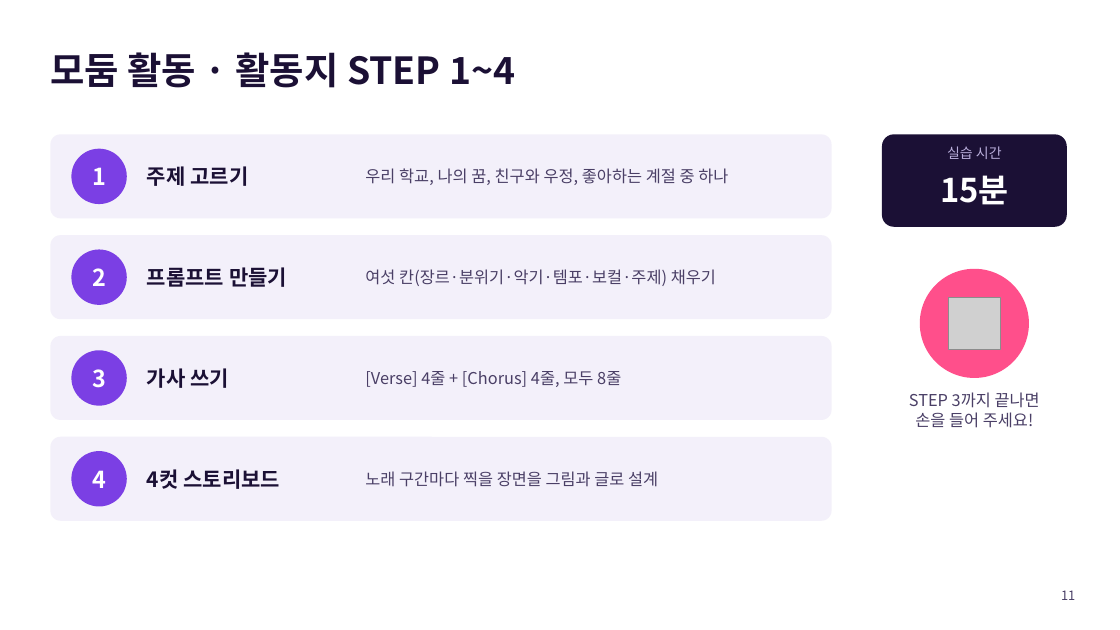
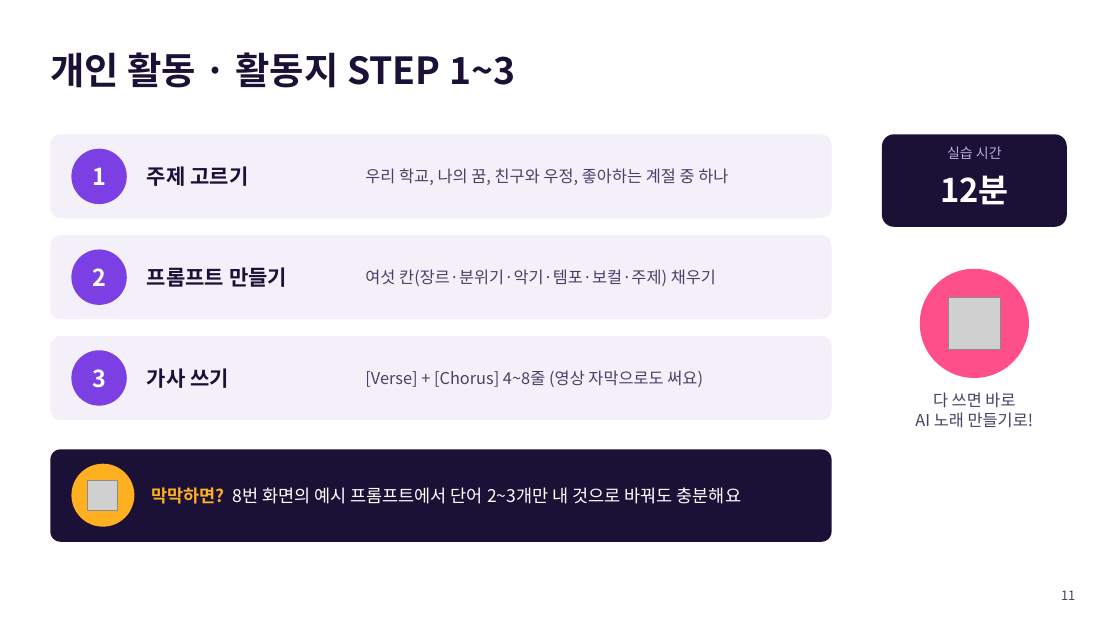
Before and after one commit to jisun294020-ops/school, a slide deck: slide 11 of 평택여고_2026-10-21/PPT_중학생용_휴대폰실습.pptx. Drawn at 1120x630 pixels with LibreOffice and Linux fonts; fonts in the diff are those of the drawing; grey boxes stand for pictures. Boxes give left, top, right and bottom in pixels: in the first picture for what was removed or moved away, otherwise in the second. Text is boxed around its words. In the diff, an @@ line names an element or a change of style, - is before the commit and + after.

```diff
--- a/평택여고_2026-10-21/PPT_중학생용_휴대폰실습.pptx
+++ b/평택여고_2026-10-21/PPT_중학생용_휴대폰실습.pptx
@@ title at [50,52,515,88]: text changed @@
-모둠 활동 · 활동지 STEP 1~4
+개인 활동 · 활동지 STEP 1~3
@@ text at [940,175,1009,205]: text changed @@
-15분
+12분
@@ text at [365,370,703,387]: text changed @@
-[Verse] 4줄 + [Chorus] 4줄, 모두 8줄
+[Verse] + [Chorus] 4~8줄 (영상 자막으로도 써요)
@@ text at [915,392,1034,428]: text changed @@
-STEP 3까지 끝나면
-손을 들어 주세요!
+다 쓰면 바로
+AI 노래 만들기로!
@@ rounded rectangle: place and size @@
-rounded rectangle at [50,437,832,521]
+rounded rectangle at [50,450,832,542]
@@ rounded rectangle at [50,450,832,542]: fill #F3F0FA to #1B1035; proportions changed @@
@@ ellipse: place and size @@
-ellipse at [71,451,127,507]
+ellipse at [71,464,134,527]
@@ ellipse at [71,464,134,527]: fill #7B3FE4 to #FFB020 @@
@@ text removed at [92,470,106,488] @@
-4
@@ text removed at [365,471,658,487] @@
-노래 구간마다 찍을 장면을 그림과 글로 설계
@@ picture added at [87,480,118,510] @@
@@ text at [151,487,741,504]: text changed; size 18 to 15 pt; text colour #1B1035 to #FFFFFF; bold off @@
-4컷 스토리보드
+막막하면? 8번 화면의 예시 프롬프트에서 단어 2~3개만 내 것으로 바꿔도 충분해요
```
Also in this commit, not shown: 10 other slides changed, 3 other files.
